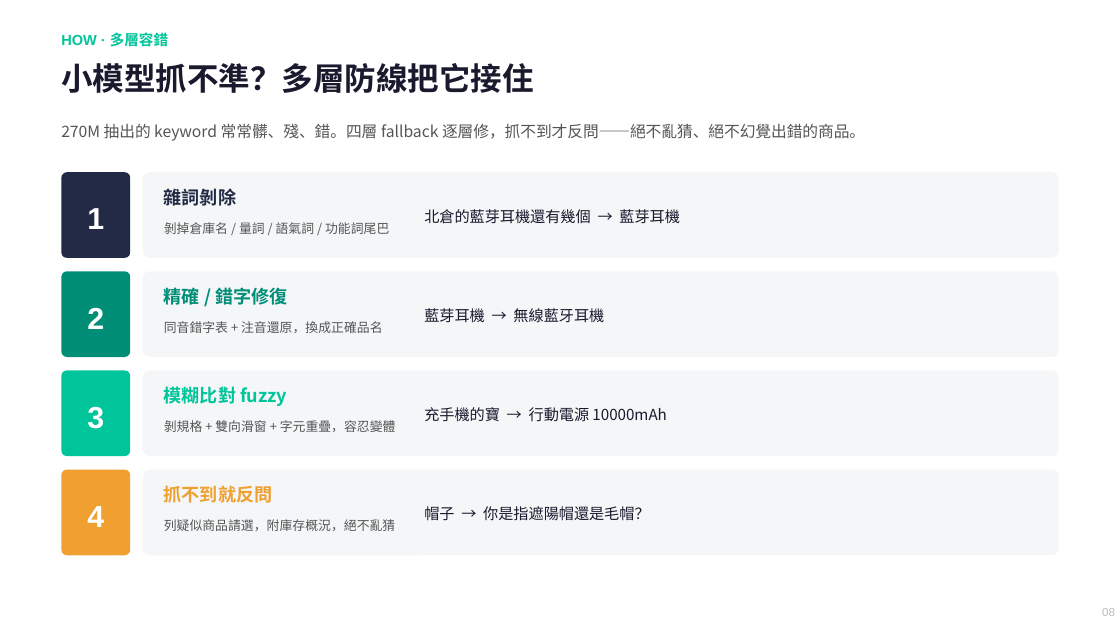
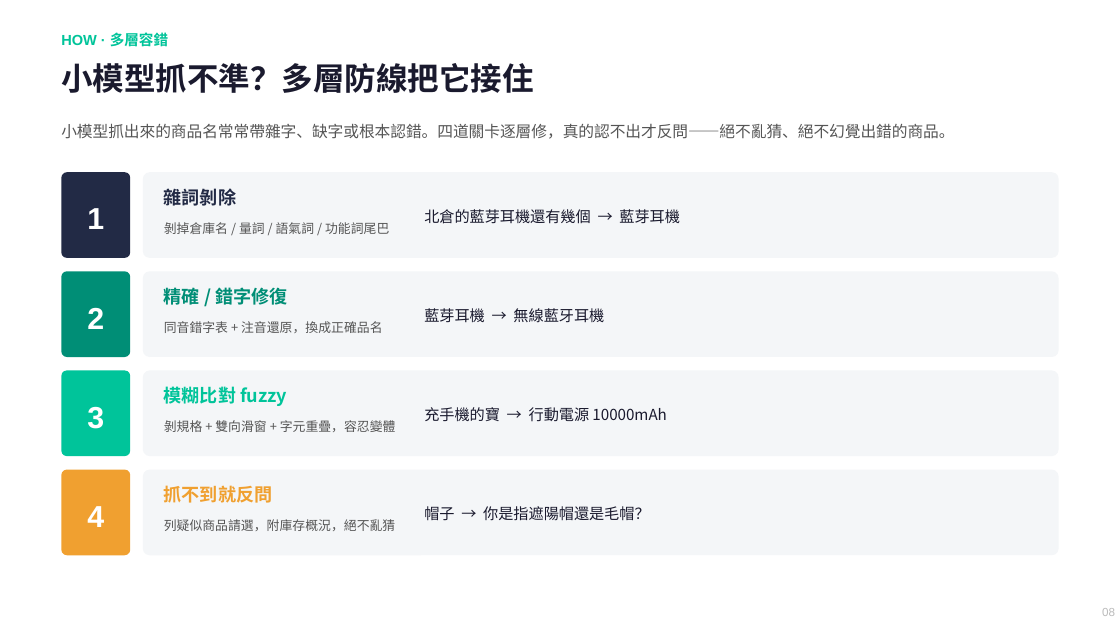
Before and after one commit to chunyen627-afk/warehouse-v2-agent, a slide deck: slide 8 of 倉管Agent_專案簡報.pptx. Drawn at 1120x630 pixels with LibreOffice and Linux fonts; fonts in the diff are those of the drawing. Boxes give left, top, right and bottom in pixels: in the first picture for what was removed or moved away, otherwise in the second. Text is boxed around its words. In the diff, an @@ line names an element or a change of style, - is before the commit and + after.

```diff
--- a/倉管Agent_專案簡報.pptx
+++ b/倉管Agent_專案簡報.pptx
@@ text at [61, 124, 954, 139]: text changed @@
-270M 抽出的 keyword 常常髒、殘、錯。四層 fallback 逐層修，抓不到才反問——絕不亂猜、絕不幻覺出錯的商品。
+小模型抓出來的商品名常常帶雜字、缺字或根本認錯。四道關卡逐層修，真的認不出才反問——絕不亂猜、絕不幻覺出錯的商品。
```
Also in this commit, not shown: 4 other slides changed, 1 other file.
